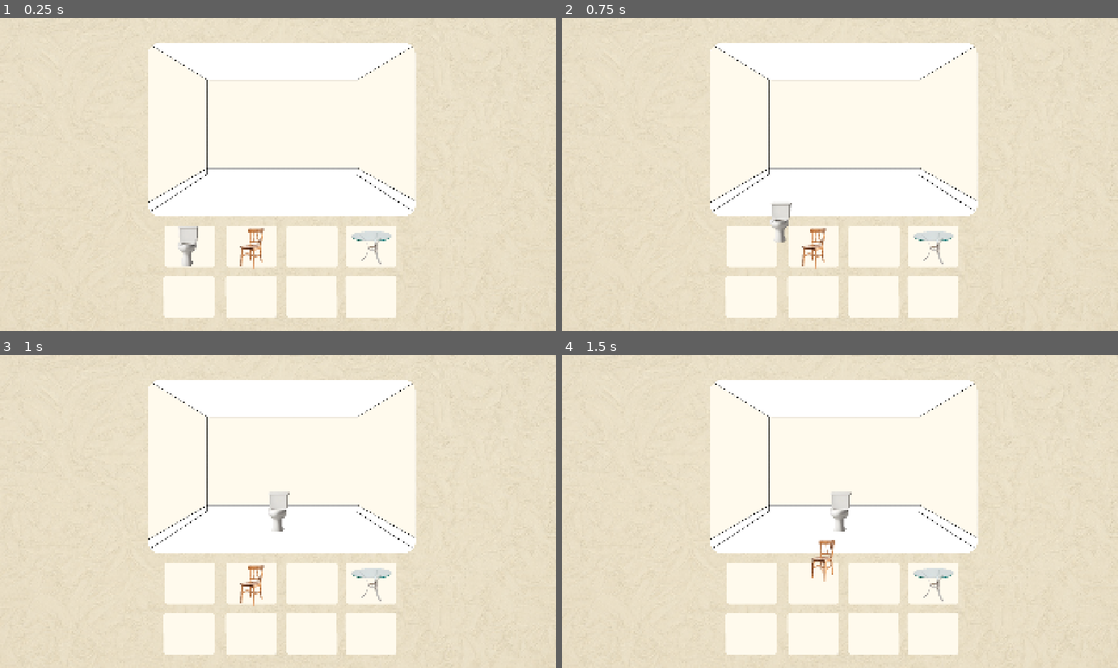
Above: before the commit, frames 1-4 (two rows, left to right).
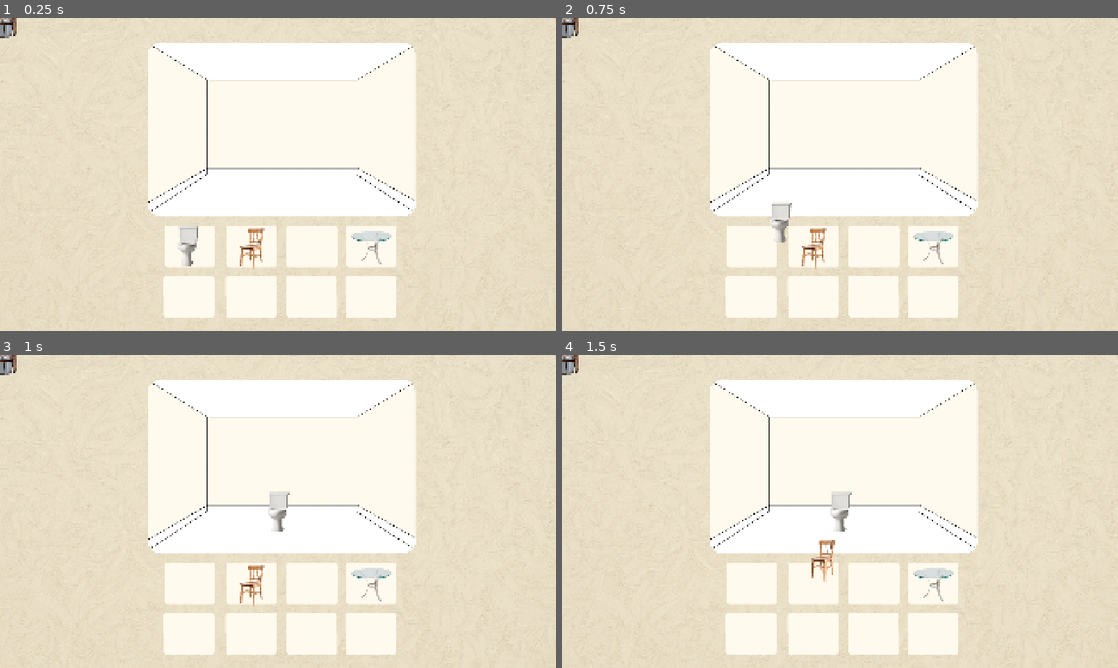
Above: after the commit, the same moments.

Repository: wgold152/hackathon
Game: Godot game, scene res://scenes/main.tscn
Same seed, same stepped clock (60 frames per second), same inputs: the game is played once before the commit and once after it.
Inputs (mouse positions are in pixels of both pictures, inside the frame that each line leads up to):
- Up to frame 1 (0.25 s): no input
- Up to frame 2 (0.75 s): tap Enter at 0.5 s; drag from (751, 246) to (840, 174) at 0.52 s
- Up to frame 3 (1 s): no input
- Up to frame 4 (1.5 s): tap Space at 1.25 s; drag from (812, 586) to (840, 511) at 1.27 s

The runs differ from the first frame. In frame 1, 0.2% of the frame differs, in the area x 0-3%, y 0-7%; in frame 2, 0.2%; in frame 3, 0.2%; in frame 4, 0.2%.

Commit message:
*more sobbing*

Diff:
--- a/scripts/inventory.gd
+++ b/scripts/inventory.gd
@@ -8,7 +8,7 @@
 
 var path = 'res://scenes/furniture/'
 
-func dir_contents(path):
+func DirContents(path):
 	var dir = DirAccess.open(path)
 	if dir:
 		dir.list_dir_begin()
@@ -39,6 +39,7 @@
 		if not inventory.has(temp):
 			inventory[i] = temp
 			i = i + 1
+			print(str(temp) + "Added to inventory")
 
 static func AddFurniture(furnishing):
 	furnishings.append(furnishing)
@@ -50,3 +51,17 @@
 
 static func RemoveFurniture(furnishing):
 	furnishings.pop_at(furnishings.find(furnishing))
+
+func _ready() -> void:
+	DirContents(path)
+	PopulateInventory()
+	print(inventory)
+	InstantiateItems(inventory)
+	print(furnitureStore)
+
+func InstantiateItems(inventory):
+	print(inventory)
+	for x in inventory:
+		print(x)
+		var instance = x.instantiate()
+		add_child(instance)
